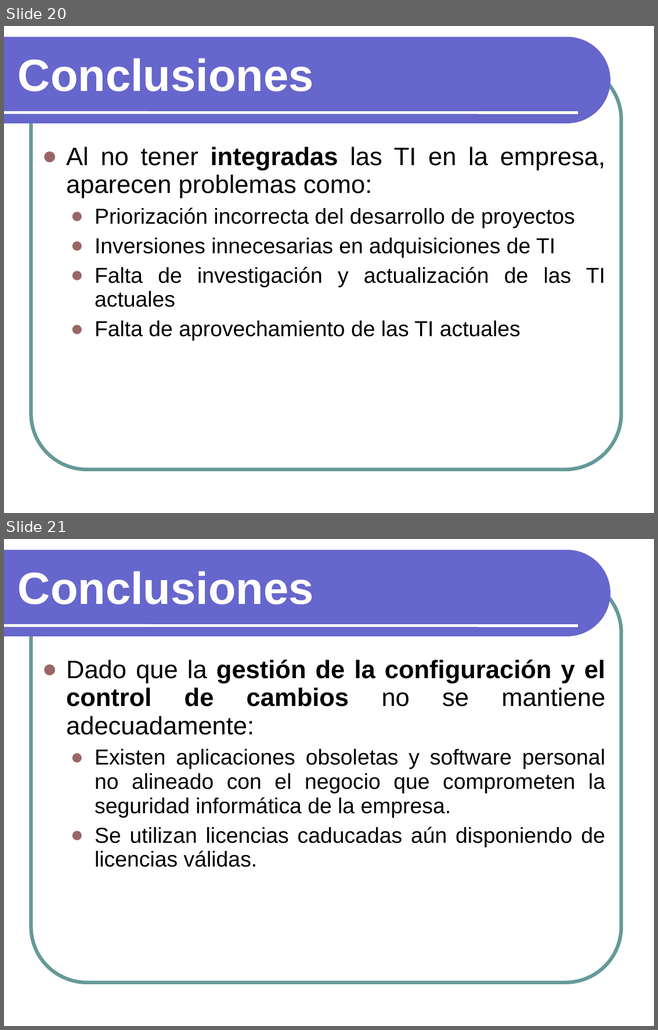
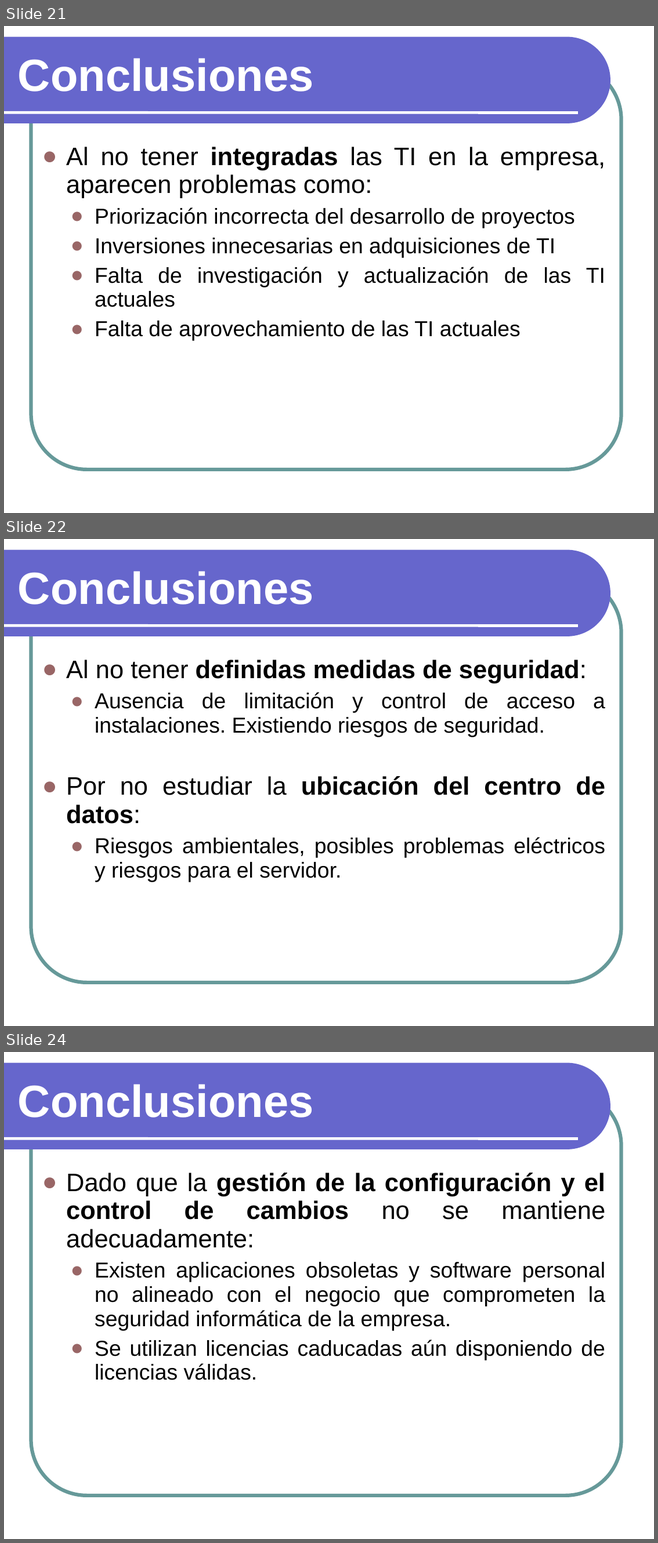
Before and after one commit to txedo/isi-auditoria, a slide deck: auditoria/presentacion/Presentacion.ppt. Shown one above the other, each under a label of ours: slides 20 and 21 before the commit, slides 21, 22 and 24 after it; the slides between them are not shown. The pictures are 658x1030 and 658x1543 pixels, drawn with LibreOffice and Linux fonts; fonts in the diff are those of the drawing. Boxes give left, top, right and bottom in pixels: in the first picture for what was removed or moved away, otherwise in the second. Text is boxed around its words. In the diff, an @@ line names an element or a change of style, - is before the commit and + after.

```diff
--- a/auditoria/presentacion/Presentacion.ppt
+++ b/auditoria/presentacion/Presentacion.ppt
@@ slide 22 added at bbox=[4, 539, 654, 1026], background #FFFFFF; not listed: 3 template elements that a slide beside it also shows @@
@@ text added at bbox=[18, 571, 314, 605], 50 pt, text #FFFFFF, bold @@
+Conclusiones
@@ text added at bbox=[66, 660, 605, 882], 24 pt, text #000000 @@
+● Al no tener definidas medidas de seguridad:
+  ● Ausencia de limitación y control de acceso a instalaciones. Existiendo riesgos de seguridad.
+● Por no estudiar la ubicación del centro de datos:
+  ● Riesgos ambientales, posibles problemas eléctricos y riesgos para el servidor.
@@ what was slide 20 is now slide 21 @@
@@ what was slide 21 is now slide 24 @@
```
Also in this commit, not shown: 7 slides changed, 6 other slides added, 4 slides removed, 1 other file.
